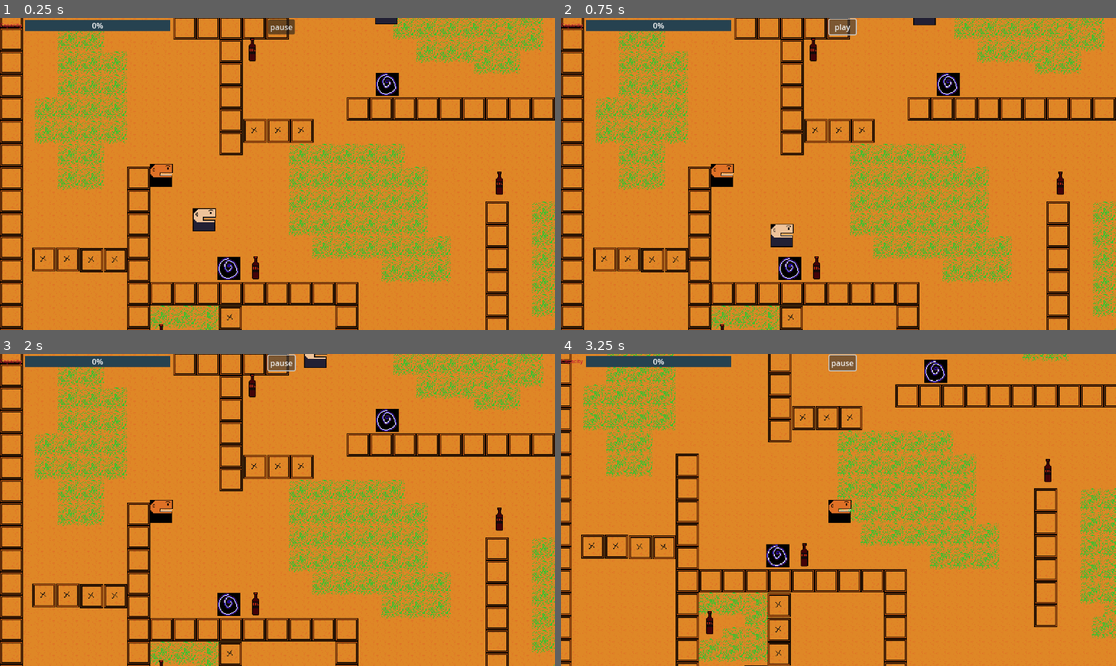
Above: before the commit, frames 1-4 (two rows, left to right).
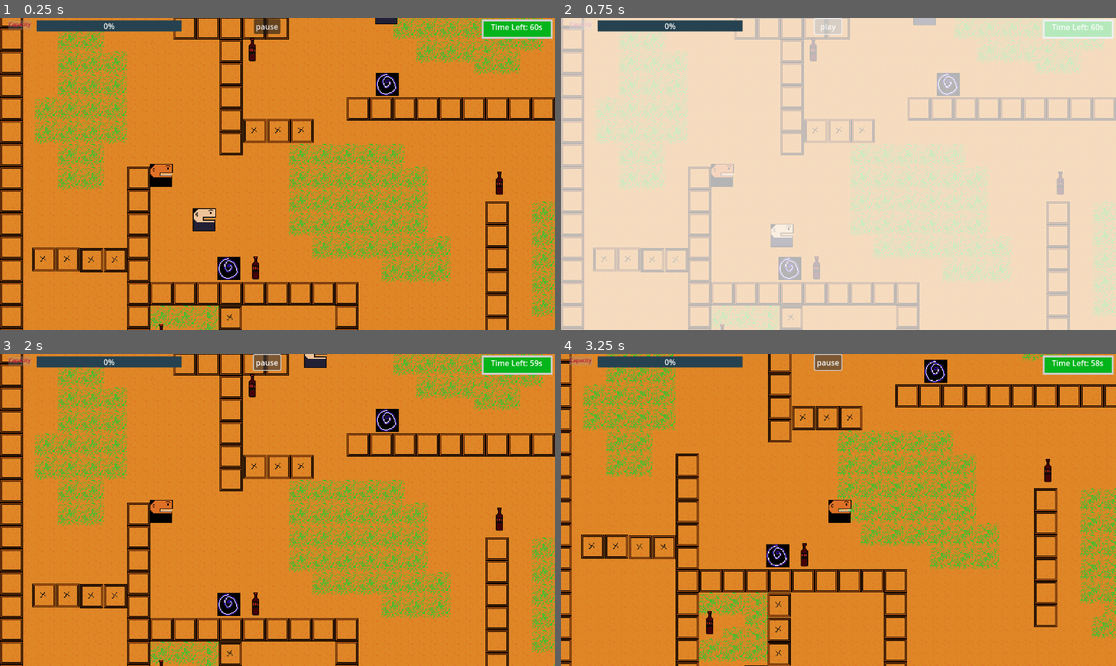
Above: after the commit, the same moments.

Repository: maltech0005-tech/Burper
Game: Godot game, scene res://scenes/game.tscn
Two runs of this game, one before a commit and one after it. Both use one fixed random seed, a clock stepped at 60 frames per second and the inputs below.
Inputs:
- Up to frame 1 (0.25 s): no input
- Up to frame 2 (0.75 s): click "pause" at 0.5 s
- Up to frame 3 (2 s): click "play" at 1.25 s
- Up to frame 4 (3.25 s): hold Right (right) 2.03-2.78 s; tap Alt at 2.1 s; hold Down (down) from 2.78 s (still down); tap Shift at 2.85 s

The runs differ from the first frame. In frame 1, 1.5% of the frame differs, in the area x 0-100%, y 0-7%; in frame 2, 99%, in the area x 0-100%, y 0-100%; in frame 3, 1.6%; in frame 4, 1.6%.

Commit message:
added the meter and conditions for the it to be visible
now left with creating the scene for burping

Diff:
--- a/scenes/game.gd
+++ b/scenes/game.gd
@@ -1,11 +1,27 @@
 extends Node2D
 @export var cola_scene: PackedScene
+@onready var timer_label: RichTextLabel = $stats/timer_label
+@onready var timer: Timer = $stats/Timer
+@onready var pause: Button = $stats/pause
+@onready var game: Node2D = $"."
+@onready var bg: AnimatedSprite2D = $stats/bg
+@onready var restart: Button = $stats/restart
+@onready var meter: AnimatedSprite2D = $stats/meter
+
+@onready var meter_floor: CollisionShape2D = $Area2D/meter_floor
+
+var player = null
+
+var time = 60
+var game_paused = false
 
 var is_cola_present=true
 var colas: int
 # Called when the node enters the scene tree for the first time.
 func _ready() -> void:
 	is_cola_still_present()
+	run_timer()
+	player = get_node("/root/game/player")
 
 # Called every frame. 'delta' is the elapsed time since the previous frame.
 func _process(_delta: float) -> void:
@@ -55,3 +71,40 @@
 	add_child(cola10)
 	add_child(cola11)
 	add_child(cola12)
+
+func run_timer():
+	timer_label.text="Time Left: "+str(time)+"s"
+	timer.start(1)
+
+func _on_timer_timeout() -> void:
+	if time==0:
+		get_tree().paused=true
+		start_meter_scene()
+
+	else:
+		time-=1
+		run_timer()
+
+func wake():
+	pass
+
+func _on_pause_pressed() -> void:
+	if game_paused:
+		bg.visible=false
+		get_tree().paused=false
+		game_paused=false
+		pause.text="pause"
+	else:
+		pause.text="play"
+		get_tree().paused=true
+		bg.visible=true
+		game_paused=true
+
+func start_meter_scene():
+	meter_floor.disabled=false
+	meter.visible=true
+	bg.visible=true
+
+func _on_area_2d_body_entered(body: Node2D) -> void:
+	if body.is_in_group("player"):
+		player.velocity=Vector2(0, 0)
--- a/scenes/game.tscn
+++ b/scenes/game.tscn
@@ -1,10 +1,11 @@
-[gd_scene load_steps=10 format=3 uid="uid://rncjacungctb"]
+[gd_scene load_steps=70 format=3 uid="uid://rncjacungctb"]
 
 [ext_resource type="Script" uid="uid://c5jk877ehkpaf" path="res://scenes/game.gd" id="1_lbhrr"]
 [ext_resource type="PackedScene" uid="uid://ckuqpwimxwb5x" path="res://scenes/player.tscn" id="1_uwrxv"]
 [ext_resource type="PackedScene" uid="uid://drh8wiom5ca3x" path="res://scenes/cola.tscn" id="2_iywne"]
 [ext_resource type="Script" uid="uid://d2kualnsgftb6" path="res://script/stats.gd" id="2_lnu2h"]
 [ext_resource type="PackedScene" uid="uid://cktap6qsgb131" path="res://scenes/lv_0.tscn" id="2_yqjtg"]
+[ext_resource type="Texture2D" uid="uid://cdcigcne2u1x7" path="res://assets/BurpMeter.png" id="5_p57ef"]
 
 [sub_resource type="StyleBoxFlat" id="StyleBoxFlat_lnu2h"]
 bg_color = Color(0.14901961, 0.25882354, 0.3137255, 1)
@@ -13,9 +14,466 @@
 bg_color = Color(0.4506541, 0.053416796, 0.17863235, 1)
 
 [sub_resource type="StyleBoxFlat" id="StyleBoxFlat_iywne"]
-bg_color = Color(0.6, 0.6, 0.6, 0.007843138)
+bg_color = Color(0.6, 0.6, 0.6, 0.29411766)
 
 [sub_resource type="StyleBoxFlat" id="StyleBoxFlat_p57ef"]
+
+[sub_resource type="StyleBoxFlat" id="StyleBoxFlat_u5sy4"]
+bg_color = Color(0.015686275, 0.7058824, 0.105882354, 1)
+border_width_left = 4
+border_width_top = 4
+border_width_right = 4
+border_width_bottom = 4
+
+[sub_resource type="StyleBoxFlat" id="StyleBoxFlat_gee14"]
+bg_color = Color(0.1882353, 0.77254903, 0.1882353, 1)
+
+[sub_resource type="AtlasTexture" id="AtlasTexture_n8ral"]
+atlas = ExtResource("5_p57ef")
+region = Rect2(1184, 112, 16, 16)
+
+[sub_resource type="SpriteFrames" id="SpriteFrames_yd4ix"]
+animations = [{
+"frames": [{
+"duration": 1.0,
+"texture": SubResource("AtlasTexture_n8ral")
+}],
+"loop": true,
+"name": &"default",
+"speed": 5.0
+}]
+
+[sub_resource type="AtlasTexture" id="AtlasTexture_p57ef"]
+atlas = ExtResource("5_p57ef")
+region = Rect2(256, 128, 128, 64)
+
+[sub_resource type="AtlasTexture" id="AtlasTexture_u5sy4"]
+atlas = ExtResource("5_p57ef")
+region = Rect2(0, 0, 128, 64)
+
+[sub_resource type="AtlasTexture" id="AtlasTexture_gee14"]
+atlas = ExtResource("5_p57ef")
+region = Rect2(0, 0, 128, 64)
+
+[sub_resource type="AtlasTexture" id="AtlasTexture_0tnpc"]
+atlas = ExtResource("5_p57ef")
+region = Rect2(128, 0, 128, 64)
+
+[sub_resource type="AtlasTexture" id="AtlasTexture_vtaks"]
+atlas = ExtResource("5_p57ef")
+region = Rect2(0, 0, 128, 64)
+
+[sub_resource type="AtlasTexture" id="AtlasTexture_kvpfn"]
+atlas = ExtResource("5_p57ef")
+region = Rect2(128, 0, 128, 64)
+
+[sub_resource type="AtlasTexture" id="AtlasTexture_dinhu"]
+atlas = ExtResource("5_p57ef")
+region = Rect2(256, 0, 128, 64)
+
+[sub_resource type="AtlasTexture" id="AtlasTexture_kvuet"]
+atlas = ExtResource("5_p57ef")
+region = Rect2(0, 0, 128, 64)
+
+[sub_resource type="AtlasTexture" id="AtlasTexture_trtic"]
+atlas = ExtResource("5_p57ef")
+region = Rect2(128, 0, 128, 64)
+
+[sub_resource type="AtlasTexture" id="AtlasTexture_ir15t"]
+atlas = ExtResource("5_p57ef")
+region = Rect2(256, 0, 128, 64)
+
+[sub_resource type="AtlasTexture" id="AtlasTexture_ca42v"]
+atlas = ExtResource("5_p57ef")
+region = Rect2(0, 64, 128, 64)
+
+[sub_resource type="AtlasTexture" id="AtlasTexture_rysoc"]
+atlas = ExtResource("5_p57ef")
+region = Rect2(0, 0, 128, 64)
+
+[sub_resource type="AtlasTexture" id="AtlasTexture_ssvqc"]
+atlas = ExtResource("5_p57ef")
+region = Rect2(128, 0, 128, 64)
+
+[sub_resource type="AtlasTexture" id="AtlasTexture_264po"]
+atlas = ExtResource("5_p57ef")
+region = Rect2(256, 0, 128, 64)
+
+[sub_resource type="AtlasTexture" id="AtlasTexture_1kice"]
+atlas = ExtResource("5_p57ef")
+region = Rect2(0, 64, 128, 64)
+
+[sub_resource type="AtlasTexture" id="AtlasTexture_5newe"]
+atlas = ExtResource("5_p57ef")
+region = Rect2(128, 64, 128, 64)
+
+[sub_resource type="AtlasTexture" id="AtlasTexture_37s47"]
+atlas = ExtResource("5_p57ef")
+region = Rect2(0, 0, 128, 64)
+
+[sub_resource type="AtlasTexture" id="AtlasTexture_bt5mj"]
+atlas = ExtResource("5_p57ef")
+region = Rect2(128, 0, 128, 64)
+
+[sub_resource type="AtlasTexture" id="AtlasTexture_e1j6l"]
+atlas = ExtResource("5_p57ef")
+region = Rect2(256, 0, 128, 64)
+
+[sub_resource type="AtlasTexture" id="AtlasTexture_pl11u"]
+atlas = ExtResource("5_p57ef")
+region = Rect2(0, 64, 128, 64)
+
+[sub_resource type="AtlasTexture" id="AtlasTexture_bhx41"]
+atlas = ExtResource("5_p57ef")
+region = Rect2(128, 64, 128, 64)
+
+[sub_resource type="AtlasTexture" id="AtlasTexture_qnb83"]
+atlas = ExtResource("5_p57ef")
+region = Rect2(256, 64, 128, 64)
+
+[sub_resource type="AtlasTexture" id="AtlasTexture_sww3w"]
+atlas = ExtResource("5_p57ef")
+region = Rect2(0, 0, 128, 64)
+
+[sub_resource type="AtlasTexture" id="AtlasTexture_suyxu"]
+atlas = ExtResource("5_p57ef")
+region = Rect2(128, 0, 128, 64)
+
+[sub_resource type="AtlasTexture" id="AtlasTexture_sgl2t"]
+atlas = ExtResource("5_p57ef")
+region = Rect2(256, 0, 128, 64)
+
+[sub_resource type="AtlasTexture" id="AtlasTexture_qouja"]
+atlas = ExtResource("5_p57ef")
+region = Rect2(0, 64, 128, 64)
+
+[sub_resource type="AtlasTexture" id="AtlasTexture_wljb1"]
+atlas = ExtResource("5_p57ef")
+region = Rect2(128, 64, 128, 64)
+
+[sub_resource type="AtlasTexture" id="AtlasTexture_v2yb1"]
+atlas = ExtResource("5_p57ef")
+region = Rect2(256, 64, 128, 64)
+
+[sub_resource type="AtlasTexture" id="AtlasTexture_js0lu"]
+atlas = ExtResource("5_p57ef")
+region = Rect2(0, 128, 128, 64)
+
+[sub_resource type="AtlasTexture" id="AtlasTexture_gxtfn"]
+atlas = ExtResource("5_p57ef")
+region = Rect2(0, 0, 128, 64)
+
+[sub_resource type="AtlasTexture" id="AtlasTexture_twgab"]
+atlas = ExtResource("5_p57ef")
+region = Rect2(128, 0, 128, 64)
+
+[sub_resource type="AtlasTexture" id="AtlasTexture_02fa5"]
+atlas = ExtResource("5_p57ef")
+region = Rect2(256, 0, 128, 64)
+
+[sub_resource type="AtlasTexture" id="AtlasTexture_nepv3"]
+atlas = ExtResource("5_p57ef")
+region = Rect2(0, 64, 128, 64)
+
+[sub_resource type="AtlasTexture" id="AtlasTexture_7025r"]
+atlas = ExtResource("5_p57ef")
+region = Rect2(128, 64, 128, 64)
+
+[sub_resource type="AtlasTexture" id="AtlasTexture_m4url"]
+atlas = ExtResource("5_p57ef")
+region = Rect2(256, 64, 128, 64)
+
+[sub_resource type="AtlasTexture" id="AtlasTexture_8ool0"]
+atlas = ExtResource("5_p57ef")
+region = Rect2(0, 128, 128, 64)
+
+[sub_resource type="AtlasTexture" id="AtlasTexture_pr1ej"]
+atlas = ExtResource("5_p57ef")
+region = Rect2(128, 128, 128, 64)
+
+[sub_resource type="AtlasTexture" id="AtlasTexture_05nbr"]
+atlas = ExtResource("5_p57ef")
+region = Rect2(0, 0, 128, 64)
+
+[sub_resource type="AtlasTexture" id="AtlasTexture_0sl42"]
+atlas = ExtResource("5_p57ef")
+region = Rect2(128, 0, 128, 64)
+
+[sub_resource type="AtlasTexture" id="AtlasTexture_oaba0"]
+atlas = ExtResource("5_p57ef")
+region = Rect2(256, 0, 128, 64)
+
+[sub_resource type="AtlasTexture" id="AtlasTexture_458eo"]
+atlas = ExtResource("5_p57ef")
+region = Rect2(0, 64, 128, 64)
+
+[sub_resource type="AtlasTexture" id="AtlasTexture_h3rex"]
+atlas = ExtResource("5_p57ef")
+region = Rect2(128, 64, 128, 64)
+
+[sub_resource type="AtlasTexture" id="AtlasTexture_fedci"]
+atlas = ExtResource("5_p57ef")
+region = Rect2(256, 64, 128, 64)
+
+[sub_resource type="AtlasTexture" id="AtlasTexture_8qswn"]
+atlas = ExtResource("5_p57ef")
+region = Rect2(0, 128, 128, 64)
+
+[sub_resource type="AtlasTexture" id="AtlasTexture_rm0al"]
+atlas = ExtResource("5_p57ef")
+region = Rect2(128, 128, 128, 64)
+
+[sub_resource type="AtlasTexture" id="AtlasTexture_i4re6"]
+atlas = ExtResource("5_p57ef")
+region = Rect2(384, 0, 128, 64)
+
+[sub_resource type="AtlasTexture" id="AtlasTexture_pf7vy"]
+atlas = ExtResource("5_p57ef")
+region = Rect2(384, 64, 128, 64)
+
+[sub_resource type="AtlasTexture" id="AtlasTexture_o8ni1"]
+atlas = ExtResource("5_p57ef")
+region = Rect2(384, 128, 128, 64)
+
+[sub_resource type="AtlasTexture" id="AtlasTexture_3hbvx"]
+atlas = ExtResource("5_p57ef")
+region = Rect2(512, 0, 128, 64)
+
+[sub_resource type="AtlasTexture" id="AtlasTexture_q8j3a"]
+atlas = ExtResource("5_p57ef")
+region = Rect2(512, 64, 128, 64)
+
+[sub_resource type="AtlasTexture" id="AtlasTexture_ms3bu"]
+atlas = ExtResource("5_p57ef")
+region = Rect2(512, 128, 128, 64)
+
+[sub_resource type="AtlasTexture" id="AtlasTexture_7ixpq"]
+atlas = ExtResource("5_p57ef")
+region = Rect2(640, 0, 128, 64)
+
+[sub_resource type="AtlasTexture" id="AtlasTexture_bk1p3"]
+atlas = ExtResource("5_p57ef")
+region = Rect2(640, 64, 128, 64)
+
+[sub_resource type="SpriteFrames" id="SpriteFrames_n8ral"]
+animations = [{
+"frames": [{
+"duration": 1.0,
+"texture": SubResource("AtlasTexture_p57ef")
+}],
+"loop": true,
+"name": &"de",
+"speed": 5.0
+}, {
+"frames": [{
+"duration": 1.0,
+"texture": SubResource("AtlasTexture_u5sy4")
+}],
+"loop": true,
+"name": &"default",
+"speed": 5.0
+}, {
+"frames": [{
+"duration": 1.0,
+"texture": SubResource("AtlasTexture_gee14")
+}, {
+"duration": 1.0,
+"texture": SubResource("AtlasTexture_0tnpc")
+}],
+"loop": true,
+"name": &"new_animation",
+"speed": 5.0
+}, {
+"frames": [{
+"duration": 1.0,
+"texture": SubResource("AtlasTexture_vtaks")
+}, {
+"duration": 1.0,
+"texture": SubResource("AtlasTexture_kvpfn")
+}, {
+"duration": 1.0,
+"texture": SubResource("AtlasTexture_dinhu")
+}],
+"loop": true,
+"name": &"new_animation_1",
+"speed": 5.0
+}, {
+"frames": [{
+"duration": 1.0,
+"texture": SubResource("AtlasTexture_kvuet")
+}, {
+"duration": 1.0,
+"texture": SubResource("AtlasTexture_trtic")
+}, {
+"duration": 1.0,
+"texture": SubResource("AtlasTexture_ir15t")
+}, {
+"duration": 1.0,
+"texture": SubResource("AtlasTexture_ca42v")
+}],
+"loop": true,
+"name": &"new_animation_2",
+"speed": 5.0
+}, {
+"frames": [{
+"duration": 1.0,
+"texture": SubResource("AtlasTexture_rysoc")
+}, {
+"duration": 1.0,
+"texture": SubResource("AtlasTexture_ssvqc")
+}, {
+"duration": 1.0,
+"texture": SubResource("AtlasTexture_264po")
+}, {
+"duration": 1.0,
+"texture": SubResource("AtlasTexture_1kice")
+}, {
+"duration": 1.0,
+"texture": SubResource("AtlasTexture_5newe")
+}],
+"loop": true,
+"name": &"new_animation_3",
+"speed": 5.0
+}, {
+"frames": [{
+"duration": 1.0,
+"texture": SubResource("AtlasTexture_37s47")
+}, {
+"duration": 1.0,
+"texture": SubResource("AtlasTexture_bt5mj")
+}, {
+"duration": 1.0,
+"texture": SubResource("AtlasTexture_e1j6l")
+}, {
+"duration": 1.0,
+"texture": SubResource("AtlasTexture_pl11u")
+}, {
+"duration": 1.0,
+"texture": SubResource("AtlasTexture_bhx41")
+}, {
+"duration": 1.0,
+"texture": SubResource("AtlasTexture_qnb83")
+}],
+"loop": true,
+"name": &"new_animation_4",
+"speed": 5.0
+}, {
+"frames": [{
+"duration": 1.0,
+"texture": SubResource("AtlasTexture_sww3w")
+}, {
+"duration": 1.0,
+"texture": SubResource("AtlasTexture_suyxu")
+}, {
+"duration": 1.0,
+"texture": SubResource("AtlasTexture_sgl2t")
+}, {
+"duration": 1.0,
+"texture": SubResource("AtlasTexture_qouja")
+}, {
+"duration": 1.0,
+"texture": SubResource("AtlasTexture_wljb1")
+}, {
+"duration": 1.0,
+"texture": SubResource("AtlasTexture_v2yb1")
+}, {
+"duration": 1.0,
+"texture": SubResource("AtlasTexture_js0lu")
+}],
+"loop": true,
+"name": &"new_animation_5",
+"speed": 5.0
+}, {
+"frames": [{
+"duration": 1.0,
+"texture": SubResource("AtlasTexture_gxtfn")
+}, {
+"duration": 1.0,
+"texture": SubResource("AtlasTexture_twgab")
+}, {
+"duration": 1.0,
+"texture": SubResource("AtlasTexture_02fa5")
+}, {
+"duration": 1.0,
+"texture": SubResource("AtlasTexture_nepv3")
+}, {
+"duration": 1.0,
+"texture": SubResource("AtlasTexture_7025r")
+}, {
+"duration": 1.0,
+"texture": SubResource("AtlasTexture_m4url")
+}, {
+"duration": 1.0,
+"texture": SubResource("AtlasTexture_8ool0")
+}, {
+"duration": 1.0,
+"texture": SubResource("AtlasTexture_pr1ej")
+}],
+"loop": true,
+"name": &"new_animation_6",
+"speed": 5.0
+}, {
+"frames": [{
+"duration": 1.0,
+"texture": SubResource("AtlasTexture_05nbr")
+}, {
+"duration": 1.0,
+"texture": SubResource("AtlasTexture_0sl42")
+}, {
+"duration": 1.0,
+"texture": SubResource("AtlasTexture_oaba0")
+}, {
+"duration": 1.0,
+"texture": SubResource("AtlasTexture_458eo")
+}, {
+"duration": 1.0,
+"texture": SubResource("AtlasTexture_h3rex")
+}, {
+"duration": 1.0,
+"texture": SubResource("AtlasTexture_fedci")
+}, {
+"duration": 1.0,
+"texture": SubResource("AtlasTexture_8qswn")
+}, {
+"duration": 1.0,
+"texture": SubResource("AtlasTexture_rm0al")
+}, {
+"duration": 1.0,
+"texture": SubResource("AtlasTexture_i4re6")
+}, {
+"duration": 1.0,
+"texture": SubResource("AtlasTexture_pf7vy")
+}, {
+"duration": 1.0,
+"texture": SubResource("AtlasTexture_o8ni1")
+}, {
+"duration": 1.0,
+"texture": SubResource("AtlasTexture_3hbvx")
+}, {
+"duration": 1.0,
+"texture": SubResource("AtlasTexture_q8j3a")
+}, {
+"duration": 1.0,
+"texture": SubResource("AtlasTexture_ms3bu")
+}, {
+"duration": 1.0,
+"texture": SubResource("AtlasTexture_7ixpq")
+}, {
+"duration": 1.0,
+"texture": SubResource("AtlasTexture_bk1p3")
+}],
+"loop": true,
+"name": &"new_animation_7",
+"speed": 5.0
+}, {
+"frames": [],
+"loop": true,
+"name": &"new_animation_8",
+"speed": 5.0
+}]
+
+[sub_resource type="RectangleShape2D" id="RectangleShape2D_p57ef"]
+size = Vector2(1494, 17.900513)
 
 [node name="game" type="Node2D"]
 script = ExtResource("1_lbhrr")
@@ -34,37 +492,88 @@
 limit_bottom = 864
 
 [node name="stats" type="CanvasLayer" parent="."]
-process_mode = 3
 script = ExtResource("2_lnu2h")
 
 [node name="capacity" type="ProgressBar" parent="stats"]
 z_index = 9
-offset_left = 52.0
-offset_top = 4.0
-offset_right = 353.0
-offset_bottom = 27.0
+offset_left = 76.0
+offset_top = 5.0
+offset_right = 377.0
+offset_bottom = 28.0
 theme_override_colors/font_color = Color(1, 1, 1, 1)
 theme_override_styles/background = SubResource("StyleBoxFlat_lnu2h")
 theme_override_styles/fill = SubResource("StyleBoxFlat_lbhrr")
 
 [node name="RichTextLabel" type="RichTextLabel" parent="stats"]
-offset_top = 7.0
-offset_right = 48.0
-offset_bottom = 26.0
+offset_left = 17.0
+offset_top = 5.0
+offset_right = 65.0
+offset_bottom = 24.0
 theme_override_colors/default_color = Color(0.7372549, 0.08235294, 0.20392157, 1)
 theme_override_font_sizes/normal_font_size = 11
 theme_override_styles/normal = SubResource("StyleBoxFlat_iywne")
 theme_override_styles/background = SubResource("StyleBoxFlat_p57ef")
 text = "Capacity"
+horizontal_alignment = 1
 
 [node name="pause" type="Button" parent="stats"]
 process_mode = 3
-offset_left = 556.6386
-offset_top = 3.20401
-offset_right = 611.6386
-offset_bottom = 34.20401
+offset_left = 527.0
+offset_top = 2.0
+offset_right = 582.0
+offset_bottom = 33.0
 text = "pause"
 
+[node name="timer_label" type="RichTextLabel" parent="stats"]
+offset_left = 1000.0
+offset_top = 3.0
+offset_right = 1146.9849
+offset_bottom = 43.0
+theme_override_styles/normal = SubResource("StyleBoxFlat_u5sy4")
+theme_override_styles/background = SubResource("StyleBoxFlat_gee14")
+text = "Time Left: 120s"
+scroll_active = false
+scroll_following_visible_characters = true
+autowrap_mode = 0
+horizontal_alignment = 1
+
+[node name="bg" type="AnimatedSprite2D" parent="stats"]
+process_mode = 3
+visible = false
+position = Vector2(705.74194, 351.8505)
+scale = Vector2(100, 100)
+sprite_frames = SubResource("SpriteFrames_yd4ix")
+
+[node name="Timer" type="Timer" parent="stats"]
+
+[node name="restart" type="Button" parent="stats"]
+process_mode = 3
+visible = false
+offset_left = 439.54636
+offset_top = 300.77252
+offset_right = 650.5464
+offset_bottom = 386.77252
+theme_override_font_sizes/font_size = 28
+text = "Game Over
+Click to Restart"
+
+[node name="meter" type="AnimatedSprite2D" parent="stats"]
+process_mode = 3
+visible = false
+position = Vector2(563.35315, 537.8918)
+scale = Vector2(3, 3)
+sprite_frames = SubResource("SpriteFrames_n8ral")
+animation = &"de"
+
 [node name="lv0" parent="." instance=ExtResource("2_yqjtg")]
 
-[connection signal="pressed" from="stats/pause" to="stats" method="_on_pause_pressed"]
+[node name="Area2D" type="CharacterBody2D" parent="."]
+position = Vector2(300.61823, 438.0995)
+
+[node name="meter_floor" type="CollisionShape2D" parent="Area2D"]
+position = Vector2(452.38177, -1.0497437)
+shape = SubResource("RectangleShape2D_p57ef")
+disabled = true
+
+[connection signal="pressed" from="stats/pause" to="." method="_on_pause_pressed"]
+[connection signal="timeout" from="stats/Timer" to="." method="_on_timer_timeout"]
--- a/script/stats.gd
+++ b/script/stats.gd
@@ -15,13 +15,3 @@
 	if not player:
 		return
 	capacity.value=player.cola_cap
-
-func _on_pause_pressed() -> void:
-	if game_paused:
-		get_tree().paused=false
-		game_paused=false
-		pause.text="pause"
-	else:
-		pause.text="play"
-		get_tree().paused=true
-		game_paused=true
Binary file added: assets/BurpMeter.png
Not shown, added: assets/BurpMeter.png.import
Binary file added: assets/burper.png
Not shown, added: assets/burper.png.import
